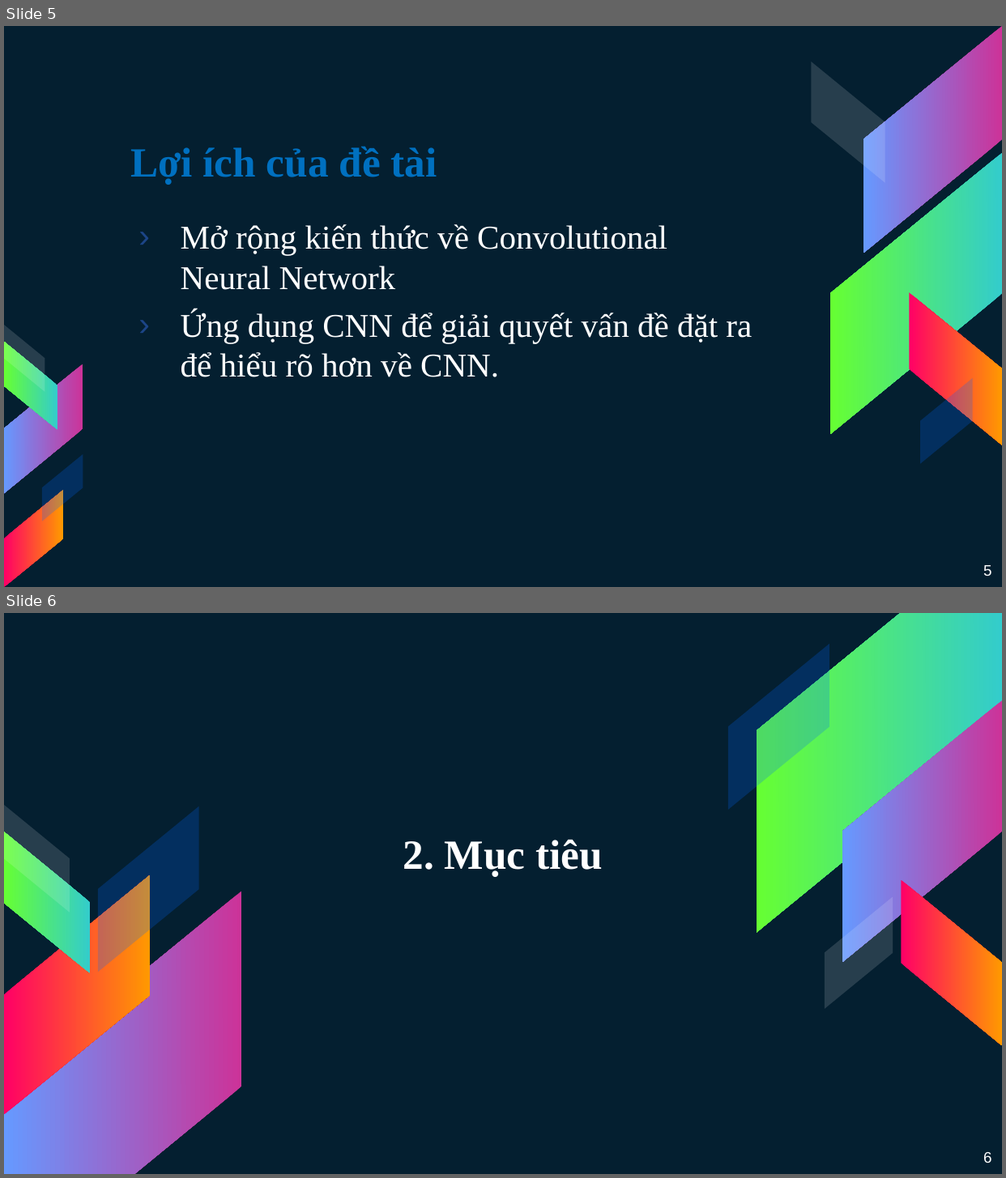
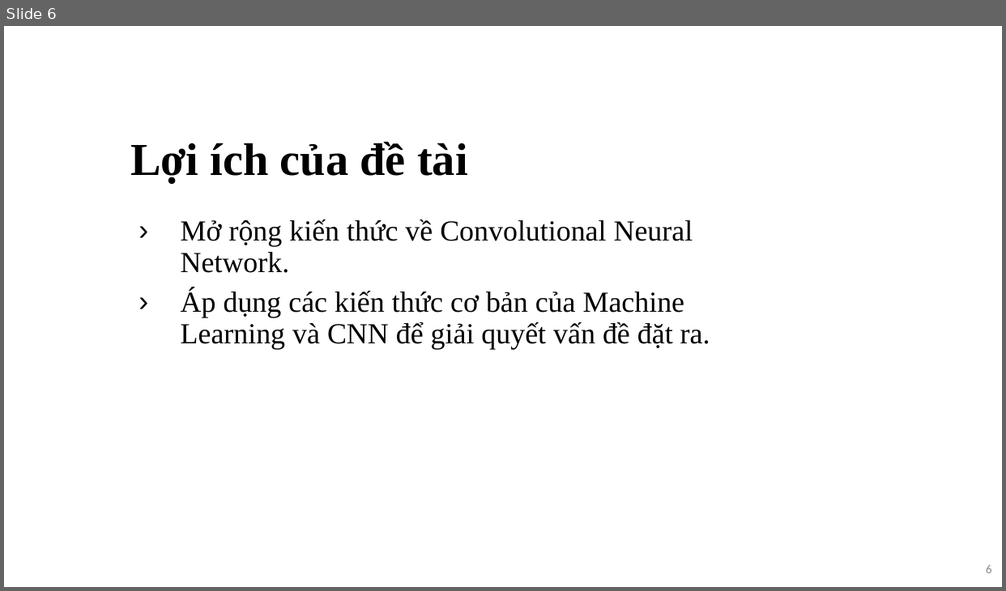
Before and after one commit to 15110383/MachineLearning, a slide deck: MALE.pptx. Shown one above the other, each under a label of ours: slides 5 and 6 before the commit, slide 6 after it. The pictures are 1006x1178 and 1006x591 pixels, drawn with LibreOffice and Linux fonts; fonts in the diff are those of the drawing. Boxes give left, top, right and bottom in pixels: in the first picture for what was removed or moved away, otherwise in the second. Text is boxed around its words. In the diff, an @@ line names an element or a change of style, - is before the commit and + after.

```diff
--- a/MALE.pptx
+++ b/MALE.pptx
@@ slide 6 removed at (4, 613, 1002, 1174), background #041F30 @@
@@ parallelogram removed at (757, 613, 1002, 932) @@
@@ parallelogram removed at (728, 644, 829, 809) @@
@@ parallelogram removed at (842, 700, 1002, 962) @@
@@ parallelogram removed at (4, 805, 70, 913) @@
@@ parallelogram removed at (98, 806, 199, 972) @@
@@ parallelogram removed at (4, 832, 90, 973) @@
@@ title removed at (403, 839, 603, 877) @@
-2. Mục tiêu
@@ parallelogram removed at (4, 875, 150, 1115) @@
@@ parallelogram removed at (5, 891, 242, 1174) @@
@@ parallelogram removed at (825, 897, 892, 1008) @@
@@ parallelogram removed at (901, 880, 1001, 1046) @@
@@ page number removed at (983, 1152, 991, 1164) @@
-6
@@ what was slide 5 is now slide 6 @@
@@ slide 6 changed as well @@
@@ background #041F30 to #FFFFFF @@
@@ title "Lợi ích của đề tài" at (130, 142, 468, 183): size 30 to 33 pt, text colour #0070C0 to #000000; line spacing 1 to 0.9 @@
@@ text at (181, 220, 710, 349): text changed; size 24 to 21 pt; text colour #FFFFFF to #000000 @@
-› Mở rộng kiến thức về Convolutional Neural Network
-› Ứng dụng CNN để giải quyết vấn đề đặt ra để hiểu rõ hơn về CNN.
+› Mở rộng kiến thức về Convolutional Neural Network.
+› Áp dụng các kiến thức cơ bản của Machine Learning và CNN để giải quyết vấn đề đặt ra.
@@ group removed at (811, 26, 1002, 464): 5 parallelograms @@
@@ group removed at (4, 326, 83, 587): 5 parallelograms @@
@@ page number at (986, 565, 992, 574): text changed; size 11 to 9 pt; font Arial to Calibri; text colour #FFFFFF to #8C8C8C @@
-5
+6
```
Also in this commit, not shown: 11 other slides changed, 8 slides added, 5 other slides removed, 1 other file.
